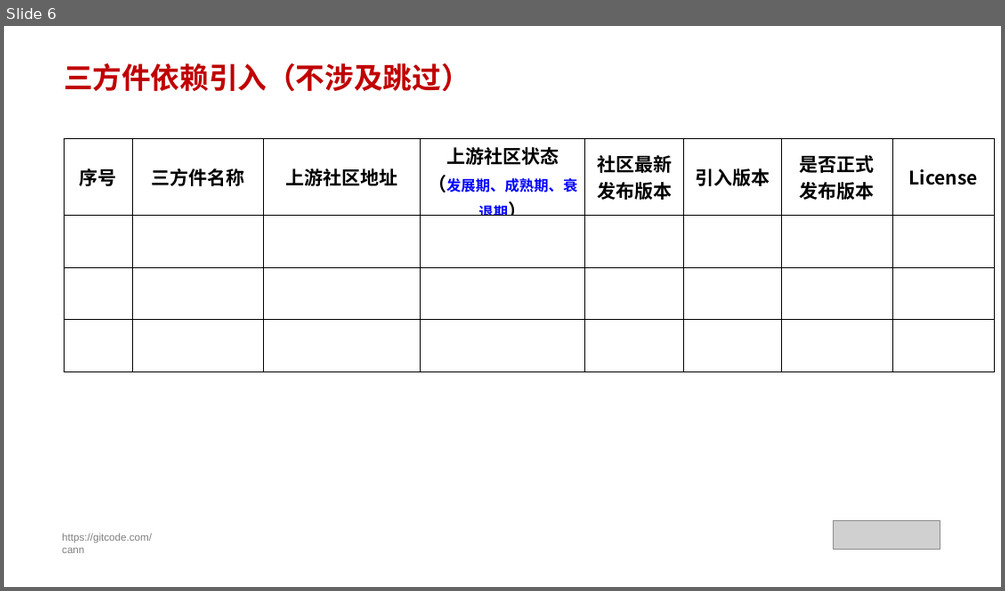
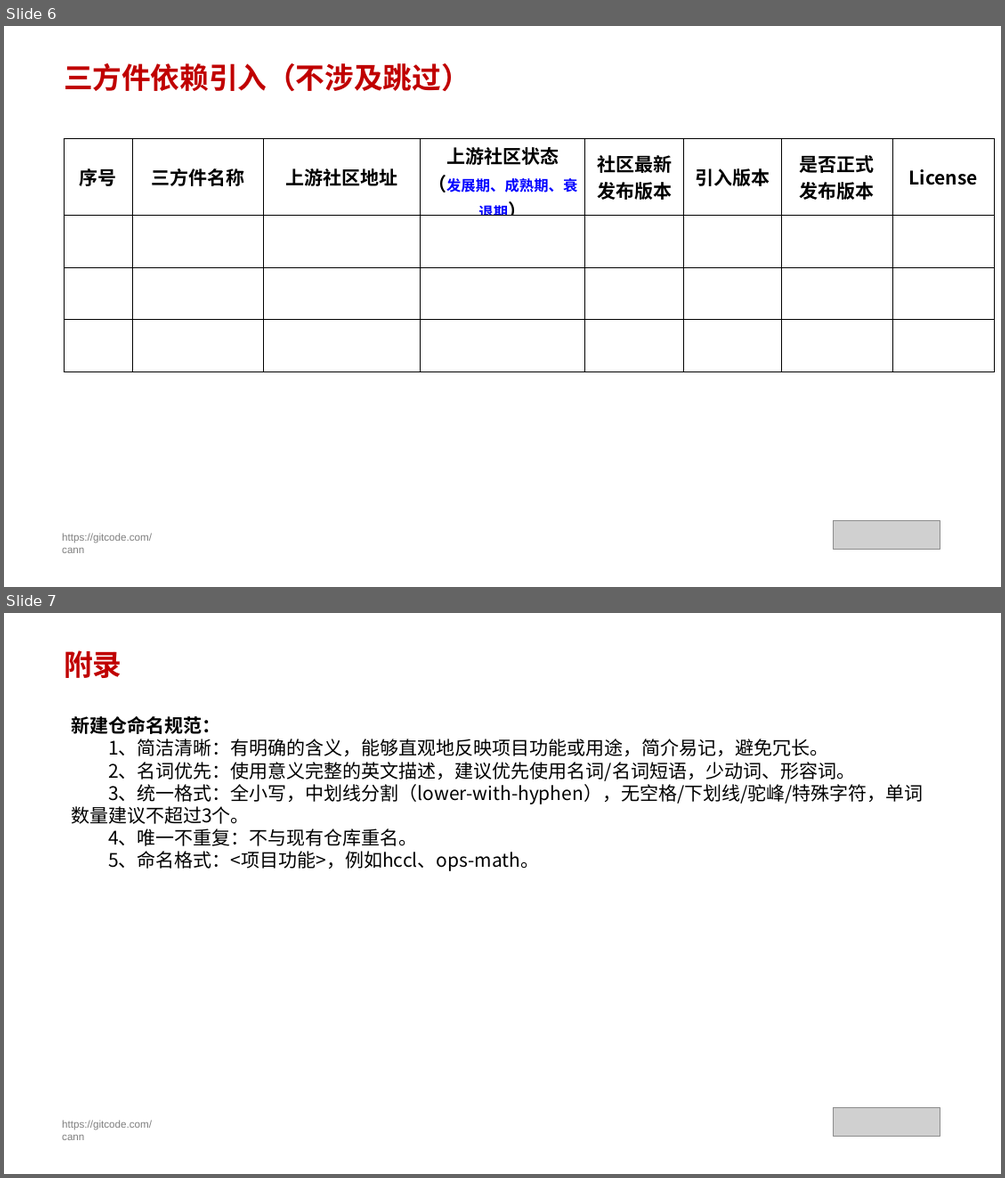
Before and after one commit to hicann/community, a slide deck: templates/新建仓申报模板 v0.1.pptx. Shown one above the other, each under a label of ours: slide 6 before the commit, slides 6 and 7 after it. The pictures are 1005x591 and 1005x1178 pixels, drawn with LibreOffice and Linux fonts; fonts in the diff are those of the drawing; grey boxes stand for pictures. Boxes give left, top, right and bottom in pixels: in the first picture for what was removed or moved away, otherwise in the second. Text is boxed around its words. In the diff, an @@ line names an element or a change of style, - is before the commit and + after.

Commit message:
更新新建仓和新建sig的模板

# message auto-generated for no-merge-commit merge:
!332 merge main into master

更新新建仓和新建sig的模板

Description: 更新新建仓和新建sig的模板

See merge request: cann/community!332

```diff
--- a/templates/新建仓申报模板 v0.1.pptx
+++ b/templates/新建仓申报模板 v0.1.pptx
@@ slide 7 added at <box>4,613,1001,1174</box>, background #FFFFFF @@
@@ text added at <box>64,650,121,678</box>, 28 pt, text #C00000, bold @@
+附录
@@ text added at <box>71,716,923,871</box>, 18 pt, text #000000 @@
+新建仓命名规范：
+1、简洁清晰：有明确的含义，能够直观地反映项目功能或用途，简介易记，避免冗长。
+2、名词优先：使用意义完整的英文描述，建议优先使用名词/名词短语，少动词、形容词。
+3、统一格式：全小写，中划线分割（lower-with-hyphen），无空格/下划线/驼峰/特殊字符，单词数量建议不超过3个。
+4、唯一不重复：不与现有仓库重名。
+5、命名格式：<项目功能>，例如hccl、ops-math。
@@ text added at <box>62,1119,152,1140</box>, 10 pt, text #808080 @@
+https://gitcode.com/cann
@@ picture added at <box>833,1107,941,1135</box> @@
```
Also in this commit, not shown: 1 slide changed, 1 other file.
